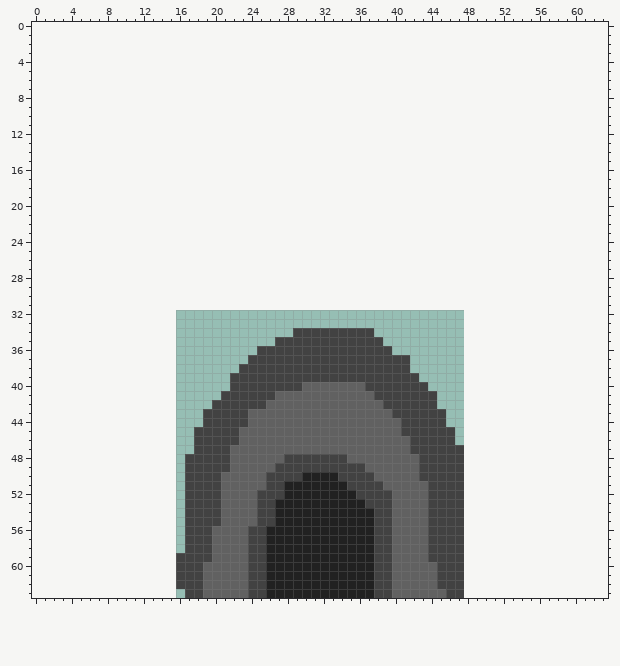
Pixel-art file -- Sprites/Objekts/Caves/Cave1.aseprite. Above is the file before it was changed.
32x32 pixels, 1 frame. The old version is drawn lined up with the new one, on the new canvas.
After:
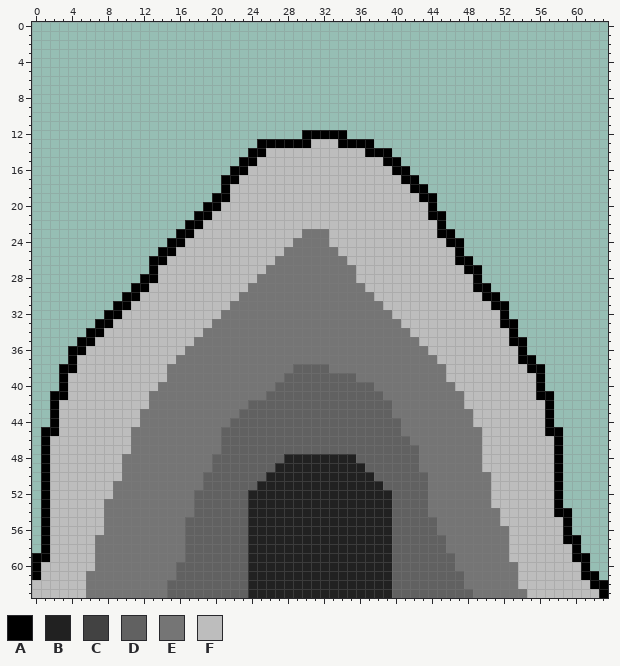
Palette (. is transparent): A #000000  B #212121  C #424242  D #616161  E #757575  F #bdbdbd
Diff:
canvas 32x32 -> 64x64, the old top-left corner now at 16,32
Changed rows in their new state; - is an unchanged pixel.
first column x 0:
12 ------------------------------AAAAA-----------------------------
13 -------------------------AAAAAAFFFAAAA--------------------------
14 ------------------------AAFFFFFFFFFFFAAA------------------------
15 -----------------------AAFFFFFFFFFFFFFFAA-----------------------
16 ----------------------AAFFFFFFFFFFFFFFFFAA----------------------
17 ---------------------AAFFFFFFFFFFFFFFFFFFAA---------------------
18 ---------------------AFFFFFFFFFFFFFFFFFFFFAA--------------------
19 --------------------AAFFFFFFFFFFFFFFFFFFFFFAA-------------------
20 -------------------AAFFFFFFFFFFFFFFFFFFFFFFFA-------------------
21 ------------------AAFFFFFFFFFFFFFFFFFFFFFFFFAA------------------
22 -----------------AAFFFFFFFFFFFFFFFFFFFFFFFFFFA------------------
23 ----------------AAFFFFFFFFFFFFEEEFFFFFFFFFFFFAA-----------------
24 ---------------AAFFFFFFFFFFFFEEEEFFFFFFFFFFFFFAA----------------
25 --------------AAFFFFFFFFFFFFEEEEEEFFFFFFFFFFFFFA----------------
26 -------------AAFFFFFFFFFFFFEEEEEEEEFFFFFFFFFFFFAA---------------
27 -------------AFFFFFFFFFFFFEEEEEEEEEEFFFFFFFFFFFFAA--------------
28 ------------AAFFFFFFFFFFFEEEEEEEEEEEFFFFFFFFFFFFFA--------------
29 -----------AAFFFFFFFFFFFEEEEEEEEEEEEEFFFFFFFFFFFFAA-------------
30 ----------AAFFFFFFFFFFFEEEEEEEEEEEEEEEFFFFFFFFFFFFAA------------
31 ---------AAFFFFFFFFFFFEEEEEEEEEEEEEEEEEFFFFFFFFFFFFAA-----------
32 --------AAFFFFFFFFFFFEEEEEEEEEEEEEEEEEEEFFFFFFFFFFFFA-----------
33 -------AAFFFFFFFFFFFEEEEEEEEEEEEEEEEEEEEEFFFFFFFFFFFAA----------
34 ------AAFFFFFFFFFFFEEEEEEEEEEEEEEEEEEEEEEEFFFFFFFFFFFA----------
35 -----AAFFFFFFFFFFFEEEEEEEEEEEEEEEEEEEEEEEEEFFFFFFFFFFAA---------
36 ----AAFFFFFFFFFFFEEEEEEEEEEEEEEEEEEEEEEEEEEEFFFFFFFFFFA---------
37 ----AFFFFFFFFFFFEEEEEEEEEEEEEEEEEEEEEEEEEEEEEFFFFFFFFFAA--------
38 ---AAFFFFFFFFFFEEEEEEEEEEEEEEDDDDEEEEEEEEEEEEEFFFFFFFFFAA-------
39 ---AFFFFFFFFFFFEEEEEEEEEEEEEDDDDDDDDEEEEEEEEEEFFFFFFFFFFA-------
40 ---AFFFFFFFFFFEEEEEEEEEEEEEDDD-------DEEEEEEEEEFFFFFFFFFA-------
41 --AAFFFFFFFFFEEEEEEEEEEEEED-----------DEEEEEEEEEFFFFFFFFAA------
42 --AFFFFFFFFFFEEEEEEEEEEEDD-------------DEEEEEEEEFFFFFFFFFA------
43 --AFFFFFFFFFEEEEEEEEEEED----------------EEEEEEEEEFFFFFFFFA------
44 --AFFFFFFFFFEEEEEEEEEEDD-----------------EEEEEEEEFFFFFFFFA------
45 -AAFFFFFFFFEEEEEEEEEEDD------------------EEEEEEEEEFFFFFFFAA-----
46 -AFFFFFFFFFEEEEEEEEEEDD-------------------EEEEEEEEFFFFFFFFA-----
47 -AFFFFFFFFFEEEEEEEEEED--------------------DEEEEEEEFFFFFFFFA-----
48 -AFFFFFFFFEEEEEEEEEEDD------BBBBBBBB-------EEEEEEEFFFFFFFFA-----
49 -AFFFFFFFFEEEEEEEEEEDD-----BBBBBBBBBB------EEEEEEEFFFFFFFFA-----
50 -AFFFFFFFFEEEEEEEEEDD-----BBBB----BBBB-----DEEEEEEEFFFFFFFA-----
51 -AFFFFFFFEEEEEEEEEEDD----BBB-------BBBB-----EEEEEEEFFFFFFFA-----
52 -AFFFFFFFEEEEEEEEEDDD---BBBB--------BBBB----EEEEEEEFFFFFFFA-----
53 -AFFFFFFEEEEEEEEEEDDD---BBB----------BBB----EEEEEEEFFFFFFFA-----
54 -AFFFFFFEEEEEEEEEEDDD---BBB-----------BB----EEEEEEEEFFFFFFAA----
55 -AFFFFFFEEEEEEEEEDDDD---BBB-----------BB----DEEEEEEEFFFFFFFA----
56 -AFFFFFFEEEEEEEEEDDD----BB------------BB----DEEEEEEEEFFFFFFA----
57 -AFFFFFEEEEEEEEEEDDD----BB------------BB----DDEEEEEEEFFFFFFAA---
58 -AFFFFFEEEEEEEEEEDDD----BB------------BB----DDEEEEEEEFFFFFFFA---
59 AAFFFFFEEEEEEEEEEDDD----BB------------BB----DDDEEEEEEFFFFFFFAA--
60 AFFFFFFEEEEEEEEEDDD-----BB------------BB-----DDEEEEEEEFFFFFFFA--
61 AFFFFFEEEEEEEEEEDDD-----BB------------BB-----DDDEEEEEEFFFFFFFAA-
62 FFFFFFEEEEEEEEEDDDD-----BB------------BB-----DDDEEEEEEFFFFFFFFAA
63 FFFFFFEEEEEEEEEDDDD-----BB------------BB------DDDEEEEEEFFFFFFFFA
Boxes around the changes in both pictures, in picture pixels (x1, y1, x2, y2):
changed: (32, 130, 608, 598)
